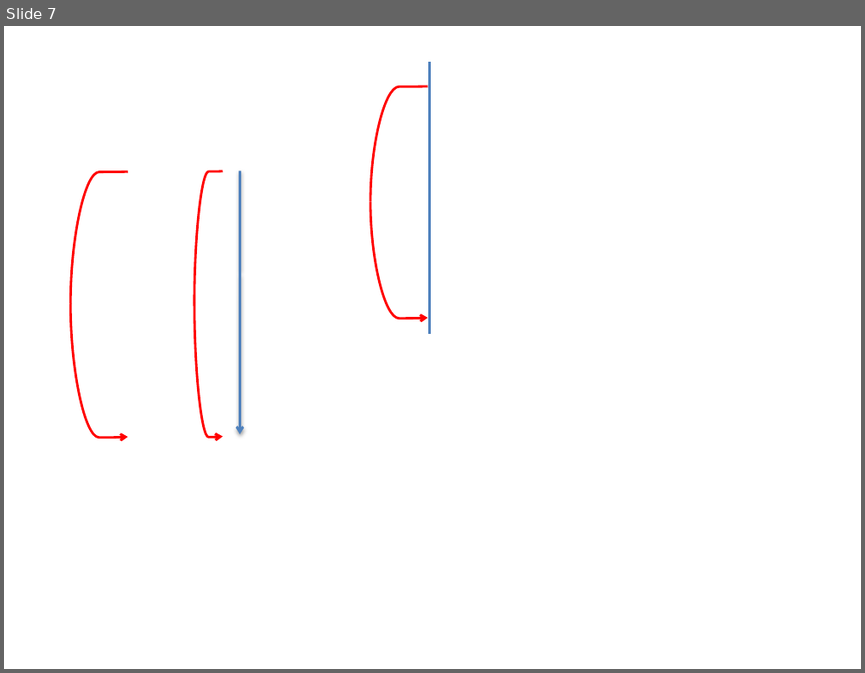
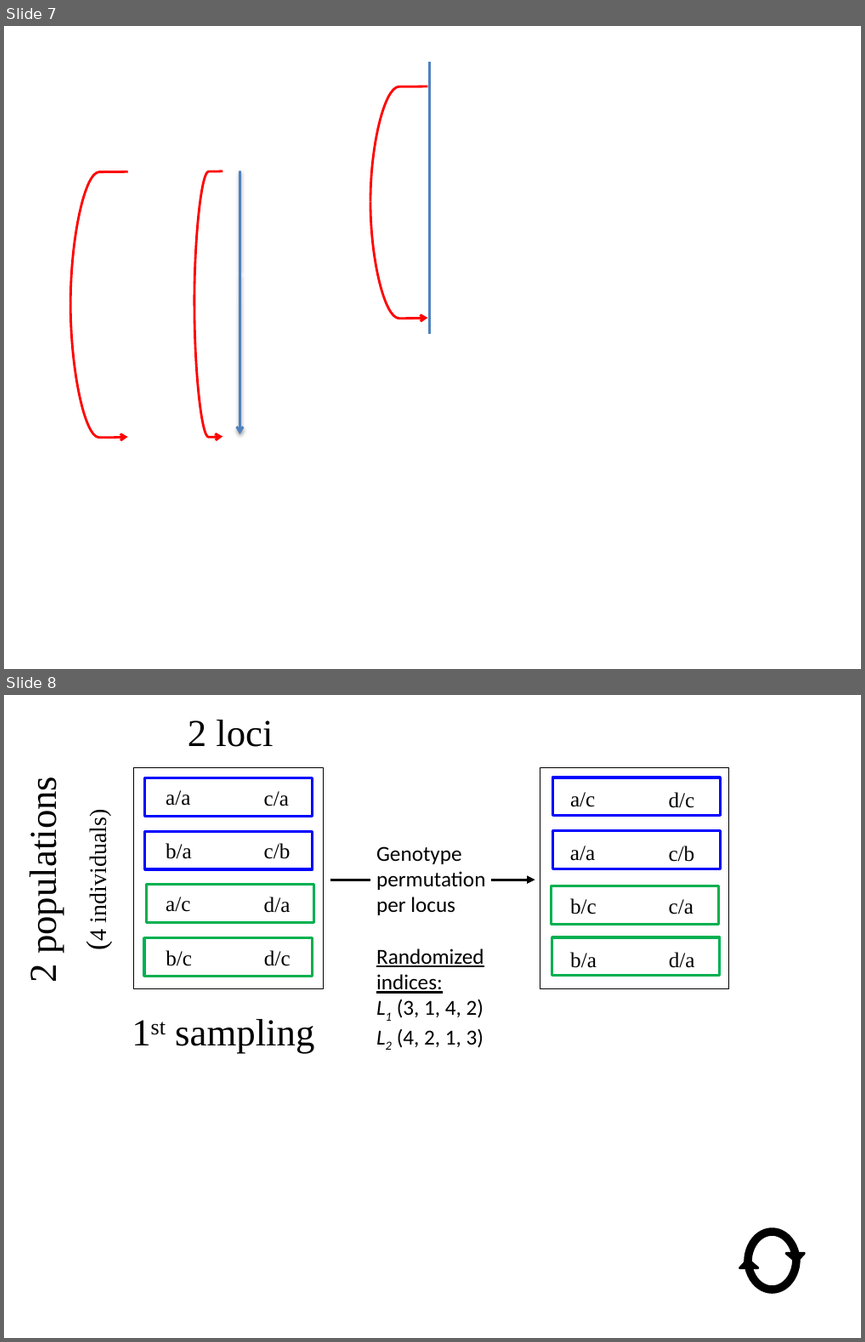
Before and after one commit to julian-wittische/Genetic_TBI_LCBD, a slide deck: Figures for TGI paper [Enregistrement automatique].pptx. Shown one above the other, each under a label of ours: slide 7 before the commit, slides 7 and 8 after it. The pictures are 865x673 and 865x1342 pixels, drawn with LibreOffice and Linux fonts; fonts in the diff are those of the drawing. Boxes give left, top, right and bottom in pixels: in the first picture for what was removed or moved away, otherwise in the second. Text is boxed around its words. In the diff, an @@ line names an element or a change of style, - is before the commit and + after.

```diff
--- a/Figures for TGI paper [Enregistrement automatique].pptx
+++ b/Figures for TGI paper [Enregistrement automatique].pptx
@@ slide 8 added at <box>4,695,861,1338</box>, background #FFFFFF @@
@@ rectangle added at <box>540,768,729,989</box>, fill #FFFFFF, outline #000000 0.75 pt @@
@@ text added at <box>166,790,190,805</box>, 18 pt, text #000000 @@
+a/a
@@ text added at <box>264,791,289,806</box>, 18 pt, text #000000 @@
+c/a
@@ rectangle added at <box>552,777,721,815</box>, outline #0000FF 2.25 pt @@
@@ text added at <box>570,792,595,807</box>, 18 pt, text #000000 @@
+a/c
@@ text added at <box>669,792,695,808</box>, 18 pt, text #000000 @@
+d/c
@@ text added at <box>85,820,111,941</box>, 20 pt, text #000000 @@
+(4 individuals)
@@ text added at <box>166,843,192,859</box>, 18 pt, text #000000 @@
+b/a
@@ text added at <box>264,843,290,859</box>, 18 pt, text #000000 @@
+c/b
@@ text added at <box>376,846,485,1048</box>, 18 pt, text #000000 @@
+Genotype permutation per locus
+Randomized indices:
+L1 (3, 1, 4, 2)
+L2 (4, 2, 1, 3)
@@ rectangle added at <box>552,830,721,868</box>, outline #0000FF 2.25 pt @@
@@ text added at <box>570,845,595,861</box>, 18 pt, text #000000 @@
+a/a
@@ text added at <box>669,845,695,862</box>, 18 pt, text #000000 @@
+c/b
@@ rectangle added at <box>146,885,314,922</box>, outline #00B050 2.25 pt @@
@@ text added at <box>166,896,190,912</box>, 18 pt, text #000000 @@
+a/c
@@ text added at <box>264,896,290,913</box>, 18 pt, text #000000 @@
+d/a
@@ line added from (330, 879) to (370, 879), #000000 2.25 pt @@
@@ arrow added from (492, 879) to (535, 879), #000000 2.25 pt @@
@@ rectangle added at <box>551,886,719,924</box>, outline #00B050 2.25 pt @@
@@ text added at <box>570,898,596,914</box>, 18 pt, text #000000 @@
+b/c
@@ text added at <box>669,899,693,914</box>, 18 pt, text #000000 @@
+c/a
@@ group added at <box>22,720,323,989</box>: 4 rectangles, 2 texts @@
+2 populations
+2 loci
@@ rectangle added at <box>552,937,721,975</box>, outline #00B050 2.25 pt @@
@@ text added at <box>166,950,192,966</box>, 18 pt, text #000000 @@
+b/c
@@ text added at <box>264,950,290,966</box>, 18 pt, text #000000 @@
+d/c
@@ text added at <box>570,952,596,968</box>, 18 pt, text #000000 @@
+b/a
@@ text added at <box>669,952,695,968</box>, 18 pt, text #000000 @@
+d/a
@@ text added at <box>175,1019,314,1054</box>, 32 pt, text #000000 @@
+1st sampling
@@ circular arrow added at <box>738,1219,805,1299</box>, fill #000000, outline #000000 2 pt @@
@@ circular arrow added at <box>738,1222,805,1301</box>, fill #000000, outline #000000 2 pt @@
```
Also in this commit, not shown: 2 other slides added, 9 other files.
